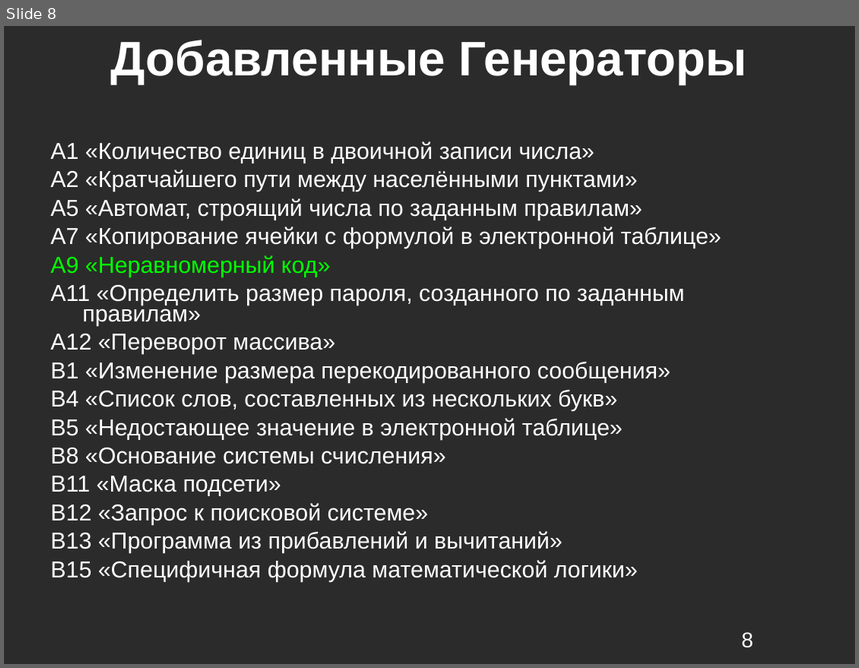
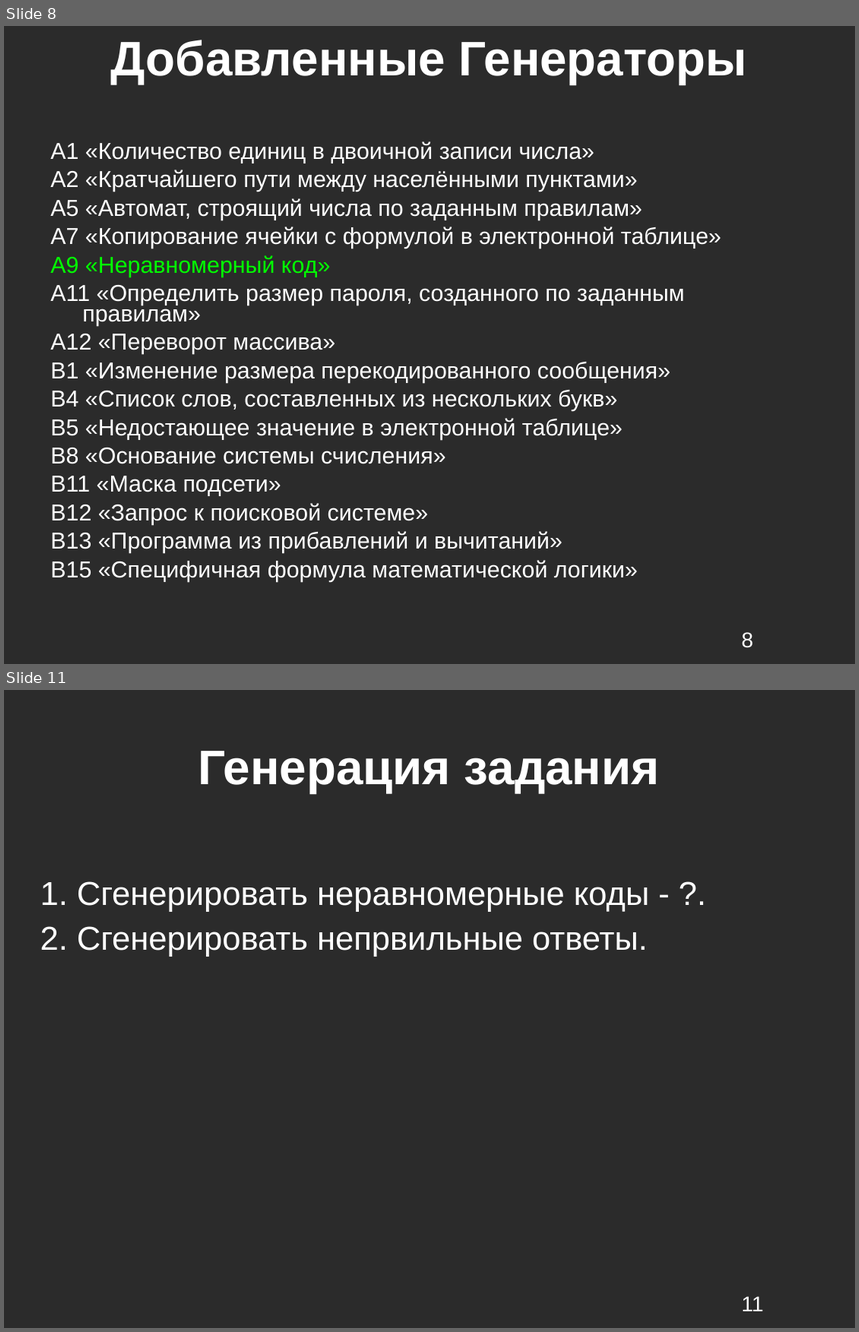
Before and after one commit to kevroletin/Coursework, a slide deck: 4_sem/8403а_Кевролетин_презентация.odp. Shown one above the other, each under a label of ours: slide 8 before the commit, slides 8 and 11 after it; the slides between them are not shown. The pictures are 859x668 and 859x1332 pixels, drawn with LibreOffice and Linux fonts; fonts in the diff are those of the drawing; background and template pictures are left out; a plain dark background stands for a picture behind light text. Boxes give left, top, right and bottom in pixels: in the first picture for what was removed or moved away, otherwise in the second. Text is boxed around its words. In the diff, an @@ line names an element or a change of style, - is before the commit and + after.

```diff
--- a/4_sem/8403а_Кевролетин_презентация.odp
+++ b/4_sem/8403а_Кевролетин_презентация.odp
@@ slide 11 added at [4,690,855,1328], background picture (left out) @@
@@ title added at [199,751,660,793], 41 pt, text #FFFFFF, bold @@
+Генерация задания
@@ text added at [40,882,649,957], 28 pt, text #FFFFFF @@
+1. Сгенерировать неравномерные коды - ?.
+2. Сгенерировать непрвильные ответы.
@@ page number added at [742,1296,764,1312], 18 pt, text #FFFFFF @@
+11
```
Also in this commit, not shown: 6 slides changed, 1 other slide added, 4 slides removed, 3 other files.
